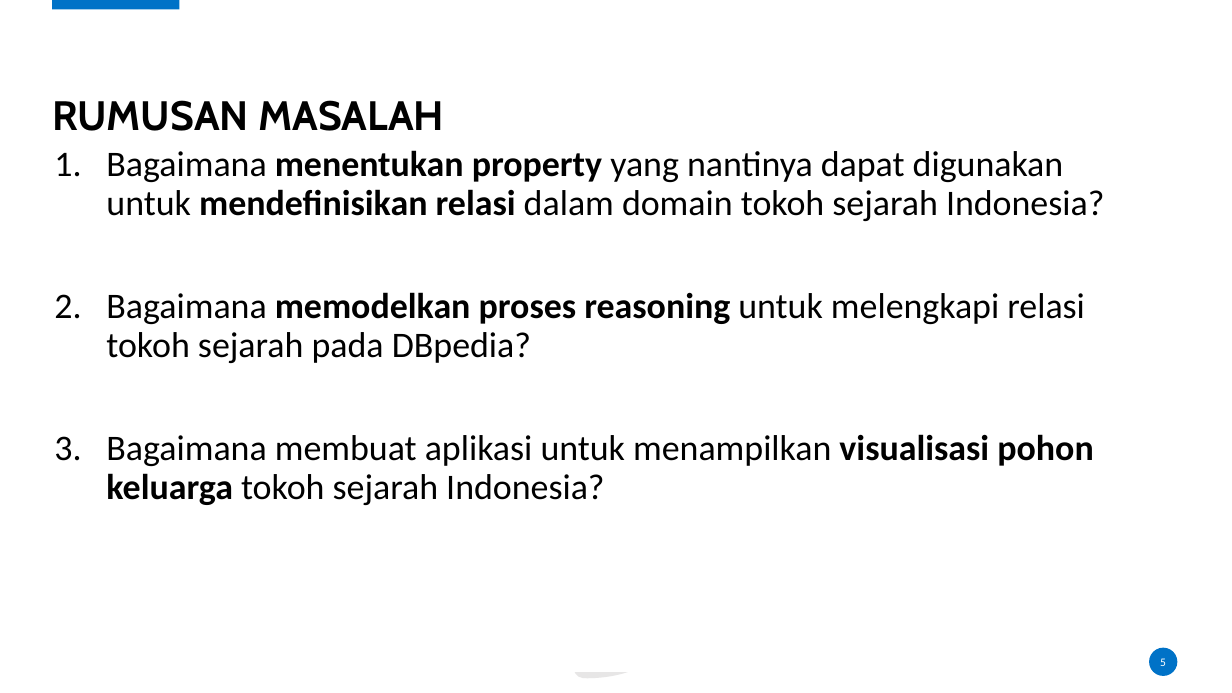
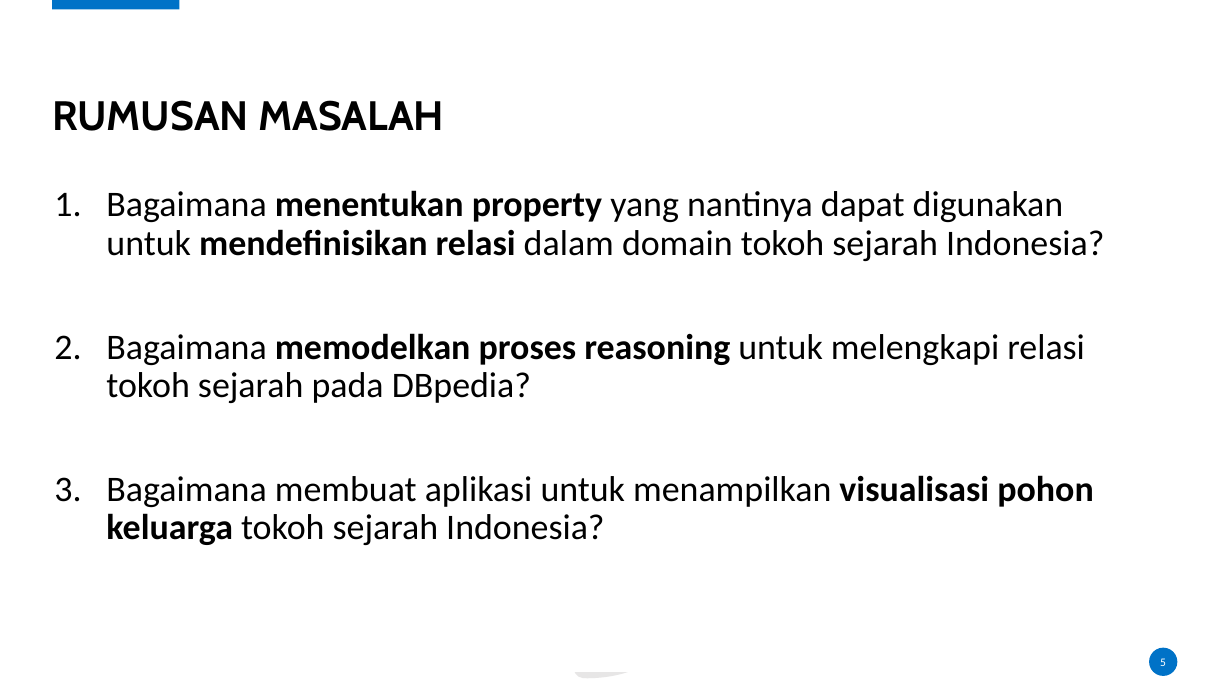
Before and after one commit to karyoutomoo/The-Tree-of-Heroes, a slide deck: slide 5 of 05111540000007-Faiq-Presentasi.pptx. Drawn at 1232x693 pixels with LibreOffice and Linux fonts; fonts in the diff are those of the drawing; background and template pictures are left out. Boxes give left, top, right and bottom in pixels: in the first picture for what was removed or moved away, otherwise in the second. Text is boxed around its words. In the diff, an @@ line names an element or a change of style, - is before the commit and + after.

```diff
--- a/05111540000007-Faiq-Presentasi.pptx
+++ b/05111540000007-Faiq-Presentasi.pptx
@@ text "Bagaimana menentukan property yang nantinya ...": place and size @@
-text "Bagaimana menentukan property yang nantinya ..." at (106,150,1104,505)
+text "Bagaimana menentukan property yang nantinya ..." at (106,190,1104,545)
```
Also in this commit, not shown: 12 other slides changed, 4 slides added, 2 other files.
